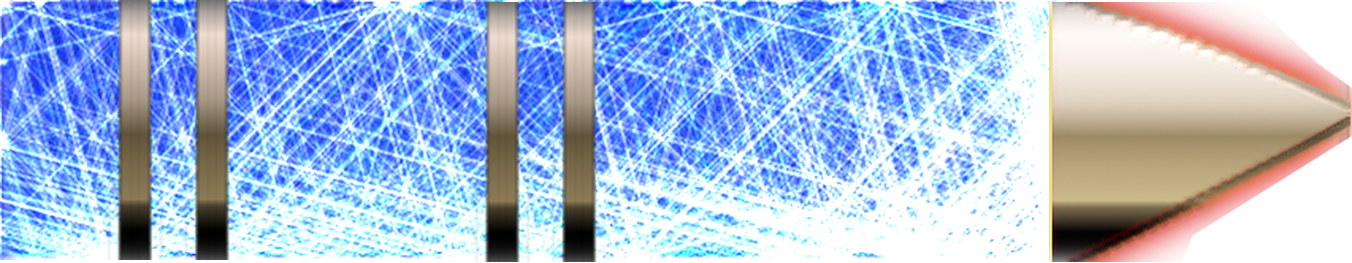
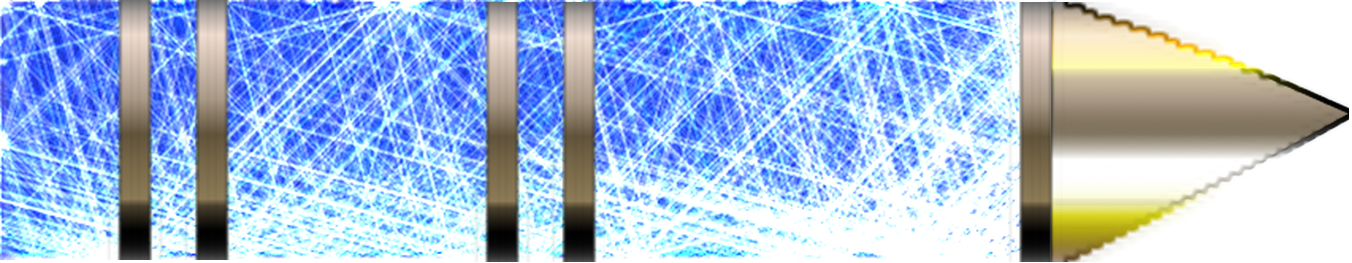
Before/after of a (1352, 263) layered artwork. What changed in the layer stack:
showed "Eingefügte Ebene #1", moved it above "Eingefügte Ebene #15", painted on it over [1008, 2, 1349, 262]
hid "Eingefügte Ebene #15" over [1049, 2, 1352, 262]
added layer "Grow-me #1" above "Drop Shadow" over [1051, 2, 1349, 262]
